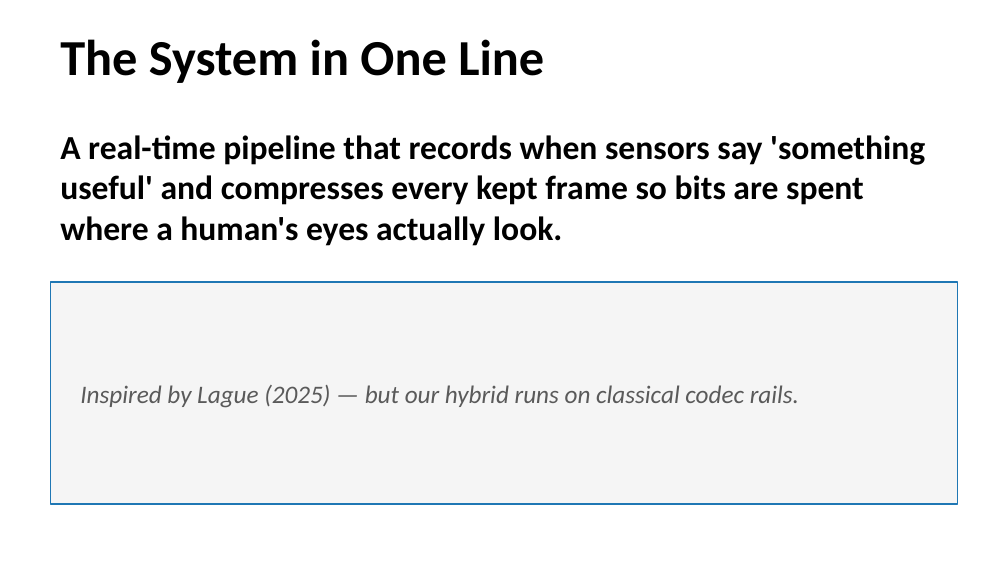
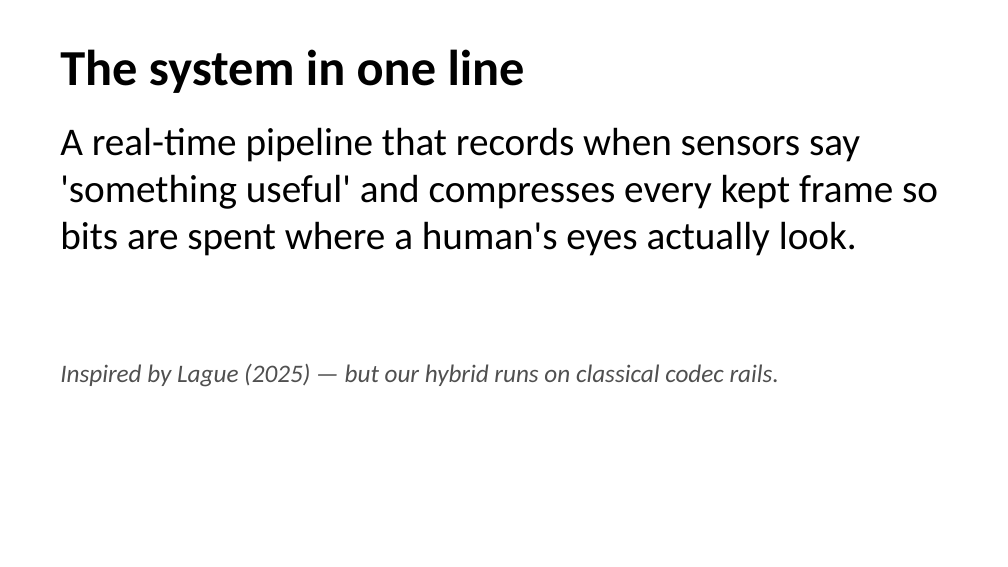
Before and after one commit to SaiAmartya/steam-icac-2026, a slide deck: slide 3 of showcase.pptx. Drawn at 1008x567 pixels with LibreOffice and Linux fonts; fonts in the diff are those of the drawing. Boxes give left, top, right and bottom in pixels: in the first picture for what was removed or moved away, otherwise in the second. Text is boxed around its words. In the diff, an @@ line names an element or a change of style, - is before the commit and + after.

Commit message:
Wave 3: real-CCTV rewrite of analysis, deck, poster, README
- analysis.docx: leads with iso-bitrate sal-PSNR parity finding
  (+0.44 dB at ~45 KB), real neural-codec measurements in §5,
  sigmoid-mask methodology in §4, RD curve + qualitative figures
- showcase.pptx: 12 slides, all real-CCTV figures embedded
- poster.pdf/png: A3 booth poster with corrected sustainability math
- README.md: Status section with real-CCTV headline numbers
- docs/results_summary.md: single source of truth for every number
- src/pipeline.py: sigmoid mask is now the default operating mode
- src/compress.py: mask_mode parameter (alpha/sigmoid/binary)
- scripts/make_figures.py: regenerated for real-data plots
- scripts/build_analysis.js, make_poster.py: rewritten for new numbers
- scripts/ablation_mask_modes.py, ablation_sigmoid_sweep.py: methodology + RD ablations

```diff
--- a/showcase.pptx
+++ b/showcase.pptx
@@ text "The system in one line" at <box>60,49,525,93</box>: vertical alignment middle to top @@
@@ text at <box>60,49,525,93</box>: text changed @@
-The System in One Line
+The system in one line
@@ text "A real-time pipeline that records ..." at <box>60,127,938,256</box>: size 24 to 28 pt, bold off; vertical alignment middle to top @@
@@ rectangle removed at <box>50,282,958,504</box> @@
@@ text "Inspired by Lague (2025) — ...": place and size @@
-text "Inspired by Lague (2025) — ..." at <box>80,385,799,408</box>
+text "Inspired by Lague (2025) — ..." at <box>60,364,779,387</box>
@@ text "Inspired by Lague (2025) — ..." at <box>60,364,779,387</box>: text colour #5A5A5A to #505050; vertical alignment middle to top @@
```
Also in this commit, not shown: 7 other slides changed, 4 slides added, 4 slides removed, 17 other files.
